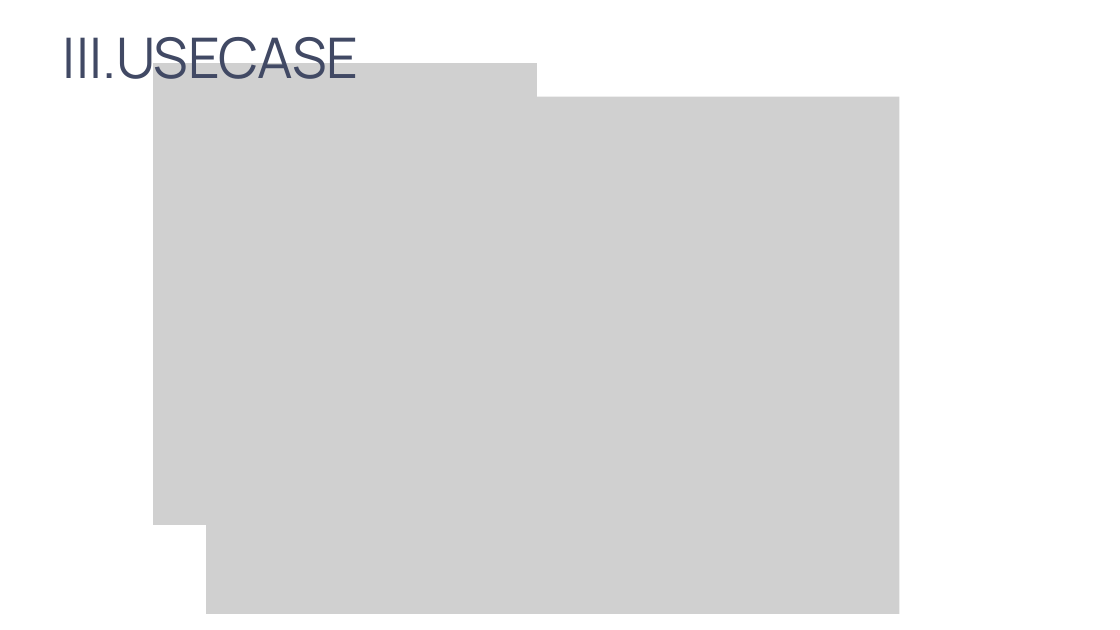
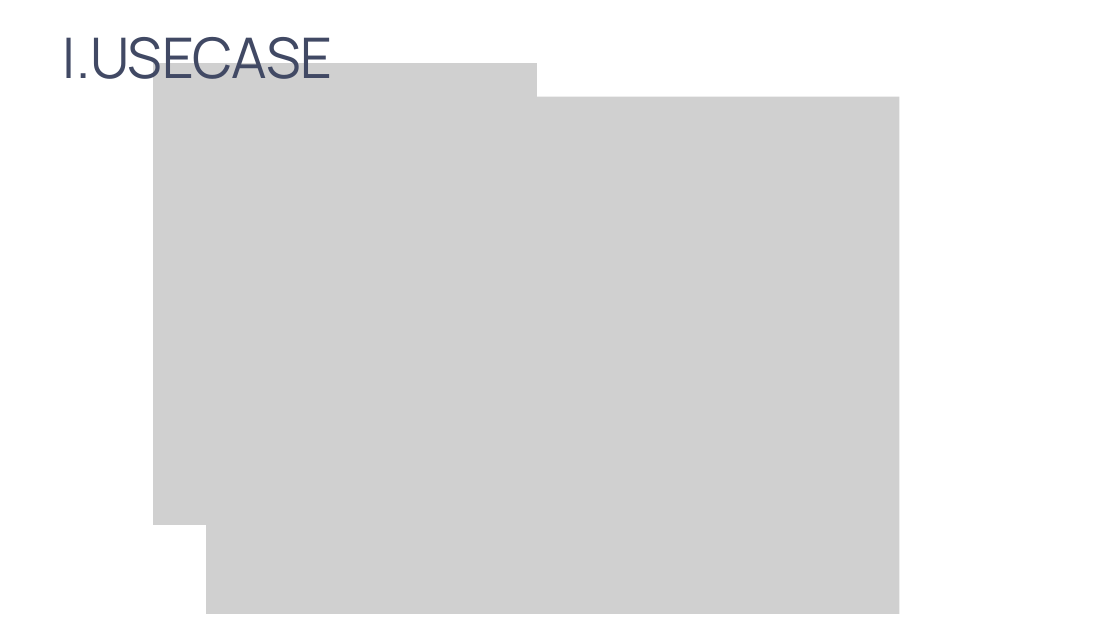
Before and after one commit to MinhQuan0206/SOA_MidTerm_Project, a slide deck: slide 4 of Slide thuyết trình.pptx (slide 30 before the commit). Drawn at 1120x630 pixels with LibreOffice and Linux fonts; fonts in the diff are those of the drawing; grey boxes stand for pictures; background and template pictures are left out. Boxes give left, top, right and bottom in pixels: in the first picture for what was removed or moved away, otherwise in the second. Text is boxed around its words. In the diff, an @@ line names an element or a change of style, - is before the commit and + after.

```diff
--- a/Slide thuyết trình.pptx
+++ b/Slide thuyết trình.pptx
@@ text at (63,37,333,93): text changed @@
-III.USECASE
+I.USECASE
```
Also in this commit, not shown: 27 other slides changed, 1 other file.
